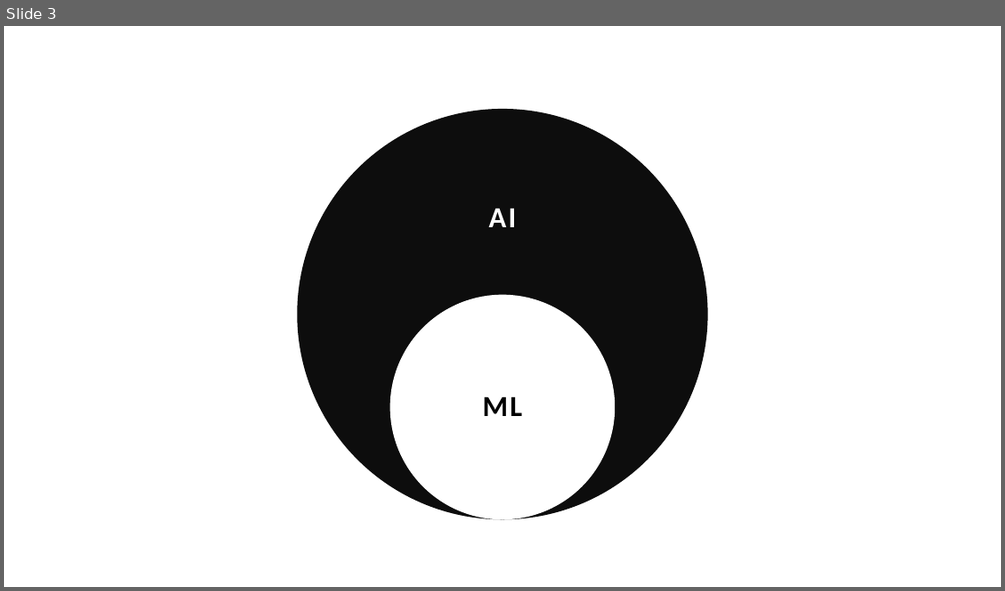
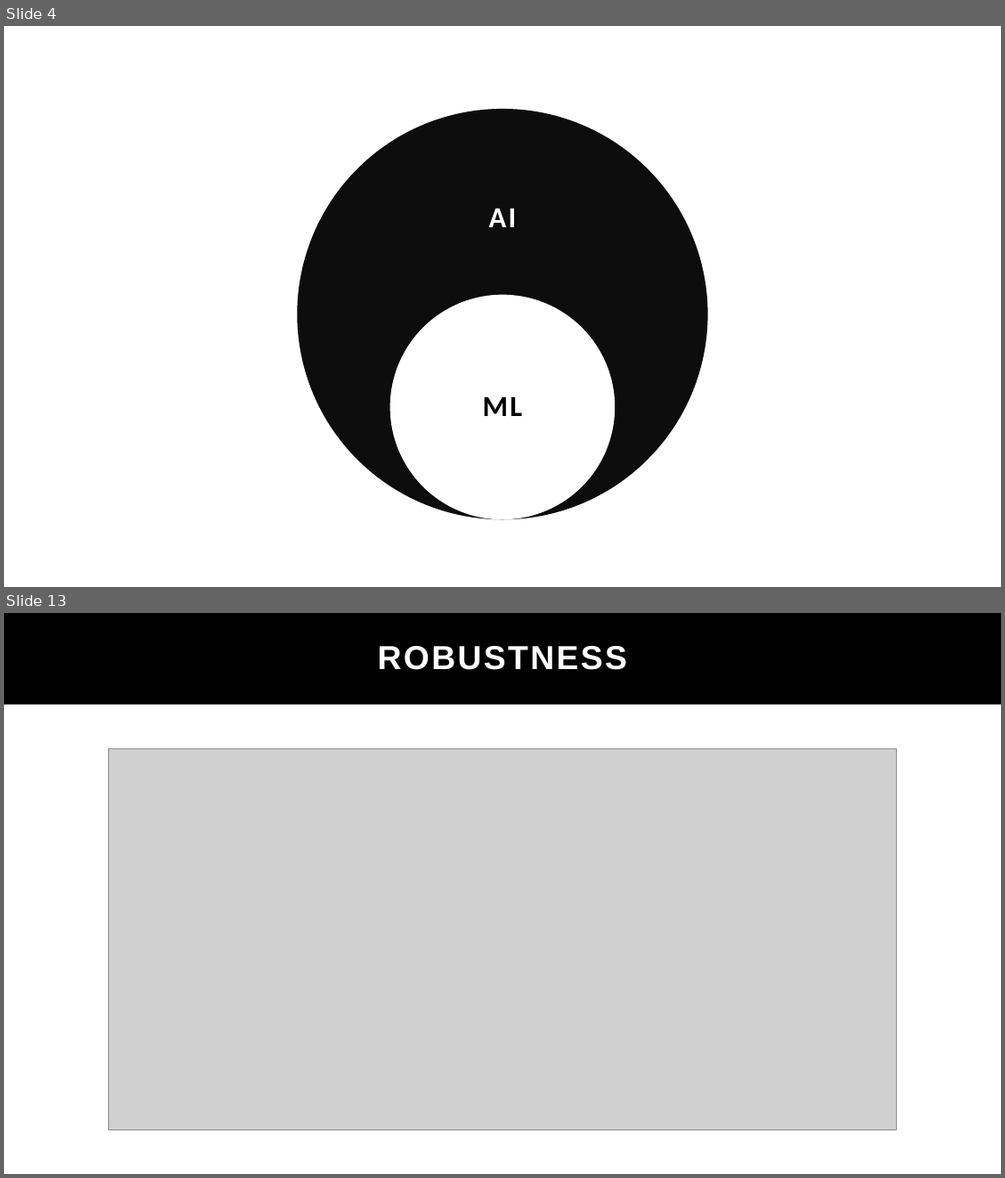
Before and after one commit to parangeomkar/stm32, a slide deck: ppt.pptx. Shown one above the other, each under a label of ours: slide 3 before the commit, slides 4 and 13 after it; the slides between them are not shown. The pictures are 1005x591 and 1005x1178 pixels, drawn with LibreOffice and Linux fonts; fonts in the diff are those of the drawing; grey boxes stand for pictures. Boxes give left, top, right and bottom in pixels: in the first picture for what was removed or moved away, otherwise in the second. Text is boxed around its words. In the diff, an @@ line names an element or a change of style, - is before the commit and + after.

```diff
--- a/ppt.pptx
+++ b/ppt.pptx
@@ slide 13 added at (x1=4, y1=613, x2=1001, y2=1174), background #FFFFFF @@
@@ rectangle added at (x1=4, y1=613, x2=385, y2=1174), fill #0D0D0D @@
@@ rectangle added at (x1=4, y1=613, x2=502, y2=1174), fill #FFFFFF @@
@@ rectangle added at (x1=4, y1=613, x2=1001, y2=705), fill #000000 @@
@@ text added at (x1=378, y1=646, x2=627, y2=670), 32 pt, text #FFFFFF, bold @@
+ROBUSTNESS
@@ picture added at (x1=109, y1=748, x2=896, y2=1129) @@
@@ what was slide 3 is now slide 4 @@
```
Also in this commit, not shown: 2 slides changed, 9 other slides added, 2 slides removed.
